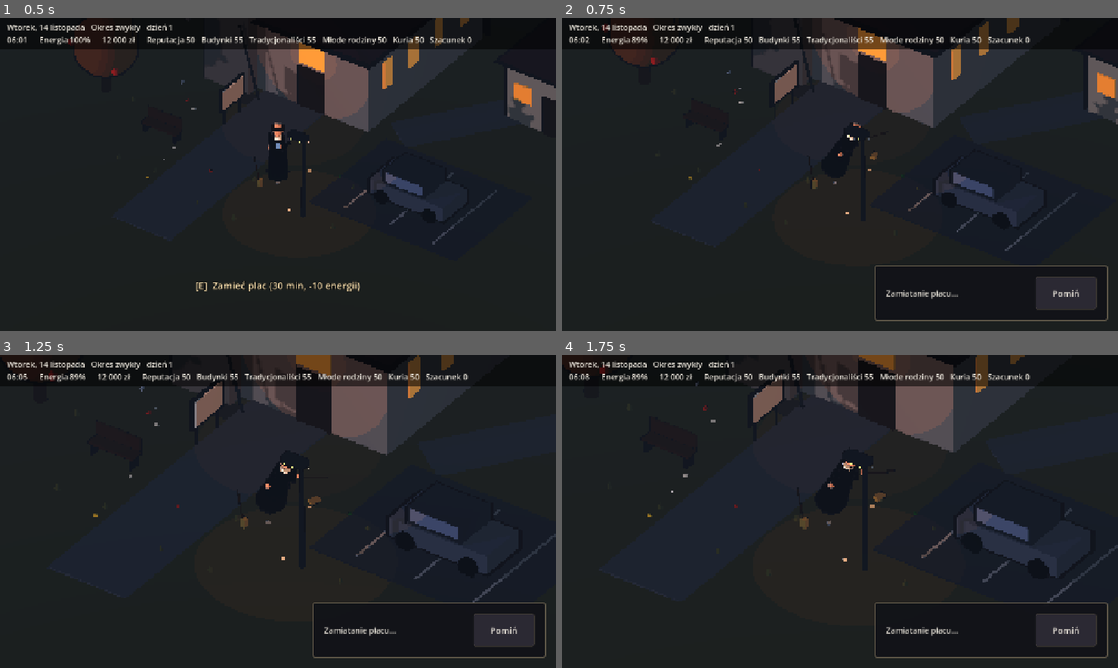
Above: before the commit, frames 1-4 (two rows, left to right).
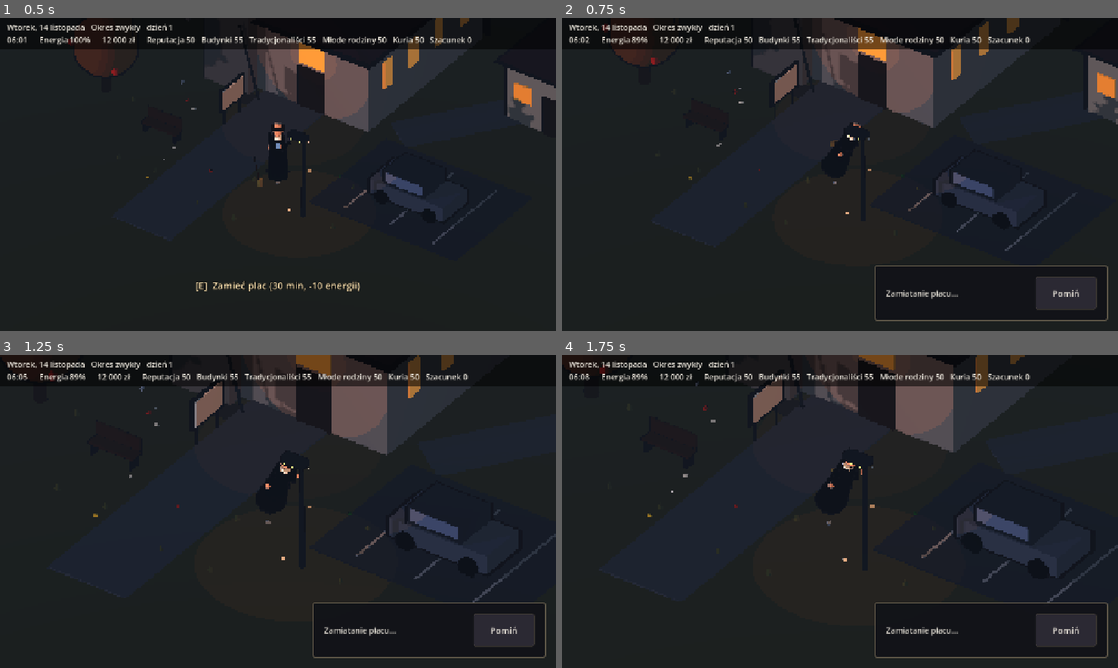
Above: after the commit, the same moments.

Repository: StanisGaw/symulator-ksiedza
Game: Godot game, scene res://scenes/main.tscn
The game is run twice, just before and just after one commit, with the same random seed, the same clock (stepped at 60 frames per second) and the same inputs.
Inputs (mouse positions are in pixels of both pictures, inside the frame that each line leads up to):
- Up to frame 1 (0.5 s): no input
- Up to frame 2 (0.75 s): tap Enter at 0.5 s; move the mouse to (962, 158) at 0.52 s; hold D (move_right) from 0.53 s (still down); tap E (interact) at 0.6 s; click (962, 158) at 0.67 s
- Up to frame 3 (1.25 s): keep holding D (move_right)
- Up to frame 4 (1.75 s): release D (move_right) at 1.25 s; drag from (728, 527) to (812, 574) at 1.27 s

Frame 1 is identical in both runs. In frame 2, less than 0.1% of the frame differs, in the area x 45-96%, y 30-55%; in frame 3, less than 0.1%; in frame 4, 0.1%, in the area x 42-59%, y 36-56%.

Commit message:
Miotła jako jedna bryła, kara za bałagan, ławka do końca doby
Miotła była złożona z dwóch osobnych brył ustawionych na oko, więc główka
odczepiała się od kija. Teraz kij i główka są dziećmi jednego węzła,
a kąt uwzględnia to, że poza "work" pochyla cały model o 24 stopnie
i ten kąt dodaje się do kąta miotły. Główka leży na ziemi, tam gdzie
powinna. Miotła stojąca w lokacji znika na czas sprzątania, bo dotąd
ksiądz zamiatał drugą, wyjętą znikąd, podczas gdy pierwsza dalej stała
przy ścieżce.

Bałagan zaczyna kosztować. Przy każdej mszy liczy się, czy tego dnia
zamieciono plac i posprzątano kościół; za każde zaniedbane miejsce schodzi
punkt reputacji i punkt szacunku, a komunikat po mszy mówi, co ludzie
zobaczyli. Msza przy pełnym bałaganie daje więc zero szacunku zamiast
dwóch punktów.

Ławka pozwala teraz czekać skokiem co pół godziny aż do końca doby,
z górnym ograniczeniem liczonym z pozostałego czasu, żeby nie dało się
przesiedzieć północy zamiast pójść spać.

Co-Authored-By: Claude Opus 5 <noreply@anthropic.com>

Diff:
--- a/scripts/activity_scene.gd
+++ b/scripts/activity_scene.gd
@@ -70,27 +70,40 @@
 	_base_yaw = _player.model_yaw()
 	_player.set_pose("work")
 	_player.hold(_broom())
-
-
+	# miotła stojąca w lokacji znika, bo to właśnie ją ksiądz wziął do ręki
+	for node in get_tree().get_nodes_in_group("prop_broom"):
+		node.visible = false
+
+
+## Miotła jako jedna bryła: kij i główka są dziećmi tego samego węzła, więc nie
+## da się ich rozjechać. Kij wisi z rąk w dół, główka siedzi na jego końcu.
 func _broom() -> Node3D:
 	var root := Node3D.new()
+	# w rękach na wysokości pasa, kij opada w przód i w bok, żeby nie chował się za sutanną
+	# uwaga: poza "work" pochyla cały model o 24 stopnie, a miotła jest jego dzieckiem,
+	# więc kąt kija dodaje się do pochylenia. 27 plus 24 daje około pięćdziesięciu stopni,
+	# czyli tyle, ile trzeba, żeby główka dotykała ziemi.
+	root.position = Vector3(0.26, 1.0, 0.12)
+	root.rotation_degrees = Vector3(27, -22, 0)
+	var length := 1.55
 	var stick := MeshInstance3D.new()
 	var cyl := CylinderMesh.new()
-	cyl.top_radius = 0.03
-	cyl.bottom_radius = 0.03
-	cyl.height = 1.7
+	cyl.top_radius = 0.028
+	cyl.bottom_radius = 0.028
+	cyl.height = length
 	cyl.radial_segments = 5
 	stick.mesh = cyl
 	stick.material_override = ToonMaterial.make(Palette.TRUNK)
-	stick.position = Vector3(0.52, 0.9, 0.6)
-	stick.rotation_degrees = Vector3(44, 0, -18)
+	stick.position = Vector3(0, -length / 2.0, 0)
 	root.add_child(stick)
 	var head := MeshInstance3D.new()
 	var box := BoxMesh.new()
-	box.size = Vector3(0.4, 0.12, 0.22)
+	box.size = Vector3(0.38, 0.16, 0.14)
 	head.mesh = box
 	head.material_override = ToonMaterial.make(Color("8a7a4a"))
-	head.position = Vector3(0.68, 0.08, 1.18)
+	# tuż pod końcem kija, żeby główka trzymała się trzonka, i płasko na ziemi
+	head.position = Vector3(0, -length + 0.06, 0.02)
+	head.rotation_degrees = Vector3(-51, 0, 0)
 	root.add_child(head)
 	return root
 
@@ -220,6 +233,8 @@
 		_player.global_position = _return_pos
 		if _player is CharacterBody3D:
 			(_player as CharacterBody3D).velocity = Vector3.ZERO
+	for node in get_tree().get_nodes_in_group("prop_broom"):
+		node.visible = true
 	if _rig:
 		_rig.set_zoom(_zoom_before)
 	Game.finish_cutscene()
--- a/scripts/game.gd
+++ b/scripts/game.gd
@@ -25,6 +25,9 @@
 
 const RESPECT_PER_MASS := 2
 const RESPECT_PER_MISSED := 3
+## Za każde miejsce, w którym parafianie zobaczą bałagan, schodzi punkt reputacji
+## i punkt szacunku. Liczy się to przy każdej mszy, bo wtedy ludzie to widzą.
+const MESS_PENALTY := 1
 
 const ACTIVITIES := {
 	"repair_gutter": {"label": "Napraw rynnę", "minutes": 60, "energy": 20, "once": true,
@@ -412,8 +415,9 @@
 ## Ławka z brewiarzem: energia rośnie z czasem, który się na niej spędzi.
 ## Sen daje 12 na godzinę, czytanie 10, więc siedzenie nigdy nie bije nocy.
 const READ_ENERGY_PER_HOUR := 10.0
-const READ_MIN_MINUTES := 15
-const READ_MAX_MINUTES := 240
+const READ_MIN_MINUTES := 30
+const READ_MAX_MINUTES := 24 * 60
+const READ_STEP_MINUTES := 30
 const MEALS_PER_DAY := 2
 
 
@@ -563,6 +567,16 @@
 	state_changed.emit()
 
 
+## Miejsca, w których dziś nie posprzątano, a ludzie tamtędy przechodzą.
+func _mess_seen() -> Array[String]:
+	var places: Array[String] = []
+	if not done_today.has("sweep"):
+		places.append("plac przed kościołem")
+	if not done_today.has("clean_church"):
+		places.append("wnętrze kościoła")
+	return places
+
+
 func _hold_mass(attendance: int) -> void:
 	var taca := int(attendance * randf_range(3.2, 5.0) * Calendar.taca_multiplier(day, _cut_start))
 	apply_effects({"money": taca, "reputation": 1})
@@ -583,6 +597,12 @@
 	elif Calendar.feast_name(day) != "" and Calendar.attendance_multiplier(day, _cut_start) > 1.0:
 		label = Calendar.feast_name(day)
 	var text := "%s o %02d:00: %d osób, taca %d zł. Szacunek +%d." % [label, _mass_started_hour, attendance, taca, respect_gain]
+	var mess := _mess_seen()
+	if not mess.is_empty():
+		var penalty := MESS_PENALTY * mess.size()
+		apply_effects({"reputation": -penalty})
+		respect -= penalty
+		text += " Ludzie zobaczyli bałagan (%s): reputacja -%d, szacunek -%d." % [", ".join(mess), penalty, penalty]
 	toast.emit(text)
 	add_log(text)
 
--- a/scripts/location_base.gd
+++ b/scripts/location_base.gd
@@ -12,6 +12,11 @@
 ## Miejsce, które kamera pokaże, gdy pojawi się tu coś nowego.
 func _landmark(id: String, pos: Vector3) -> void:
 	landmarks[id] = pos
+
+
+## Bryły, które mają zniknąć, gdy ksiądz weźmie je do ręki w scenie.
+func _prop(node: Node, group: String) -> void:
+	node.add_to_group(group)
 
 
 func _spot(spot_name: String, pos: Vector3) -> void:
--- a/scripts/locations/church.gd
+++ b/scripts/locations/church.gd
@@ -146,7 +146,7 @@
 	_activity(Vector3(-2.9, 1, 5.2), Vector3(1.4, 2, 1.6), "confession")
 	# bucket and broom by the door
 	_cyl(0.28, 0.22, 0.4, Palette.BUCKET, Vector3(3.6, 0.2, 6.8), Vector3.ZERO, 8)
-	_cyl(0.03, 0.03, 1.4, Palette.TRUNK, Vector3(4.0, 0.7, 6.6), Vector3(0, 0, -12), 5)
+	_prop(_cyl(0.03, 0.03, 1.4, Palette.TRUNK, Vector3(4.0, 0.7, 6.6), Vector3(0, 0, -12), 5), "prop_broom")
 	_activity(Vector3(3.6, 1, 6.6), Vector3(1.6, 2, 1.4), "clean_church")
 	# door out
 	_box(Vector3(1.6, 2.4, 0.2), Palette.DOOR, Vector3(0, 1.2, D / 2 + 0.1))
--- a/scripts/locations/outside.gd
+++ b/scripts/locations/outside.gd
@@ -152,8 +152,8 @@
 		_box(Vector3(1.2, 0.03, 0.9), Palette.STAIN, Vector3(-2.2, 0.05, 1.0), Vector3.ZERO, false)
 		_activity(Vector3(-1.85, 1, 1.6), Vector3(1.6, 2, 1.6), "repair_gutter")
 	# miotła stoi przy ścieżce, z dala od drzwi, żeby było ją widać
-	_cyl(0.03, 0.03, 1.4, Palette.TRUNK, Vector3(2.3, 0.7, 6.2), Vector3(0, 0, 12), 5)
-	_box(Vector3(0.18, 0.35, 0.18), Color("8a7a4a"), Vector3(2.45, 0.18, 6.2))
+	_prop(_cyl(0.03, 0.03, 1.4, Palette.TRUNK, Vector3(2.3, 0.7, 6.2), Vector3(0, 0, 12), 5), "prop_broom")
+	_prop(_box(Vector3(0.18, 0.35, 0.18), Color("8a7a4a"), Vector3(2.45, 0.18, 6.2)), "prop_broom")
 	_activity(Vector3(2.4, 1, 6.4), Vector3(1.6, 2, 1.6), "sweep")
 
 
--- a/scripts/ui.gd
+++ b/scripts/ui.gd
@@ -290,13 +290,16 @@
 
 func _show_bench() -> void:
 	var box := _window("Ławka przed kościołem", 720.0)
-	_text(box, "Brewiarz, ptaki i spokój. Godzina siedzenia to +%d energii. Dobre miejsce, żeby doczekać do mszy." % int(Game.READ_ENERGY_PER_HOUR))
+	_text(box, "Brewiarz, ptaki i spokój. Godzina siedzenia to +%d energii. Dobre miejsce, żeby doczekać do mszy. Do końca doby zostało %s." % [
+		int(Game.READ_ENERGY_PER_HOUR), Game.duration_text(24.0 * 60.0 - Game.minutes)])
 	var info := _text(box, "", 22)
 	var slider := HSlider.new()
 	slider.min_value = Game.READ_MIN_MINUTES
-	slider.max_value = Game.READ_MAX_MINUTES
-	slider.step = 15
-	slider.value = 60
+	# na ławce da się siedzieć najwyżej do końca doby, potem trzeba iść spać
+	slider.max_value = maxf(float(Game.READ_MIN_MINUTES),
+		floor((24.0 * 60.0 - Game.minutes) / Game.READ_STEP_MINUTES) * Game.READ_STEP_MINUTES)
+	slider.step = Game.READ_STEP_MINUTES
+	slider.value = minf(60.0, slider.max_value)
 	slider.custom_minimum_size = Vector2(0, 44)
 	box.add_child(slider)
 	var describe := func(span: float) -> void:
Not shown, changed: README.md
